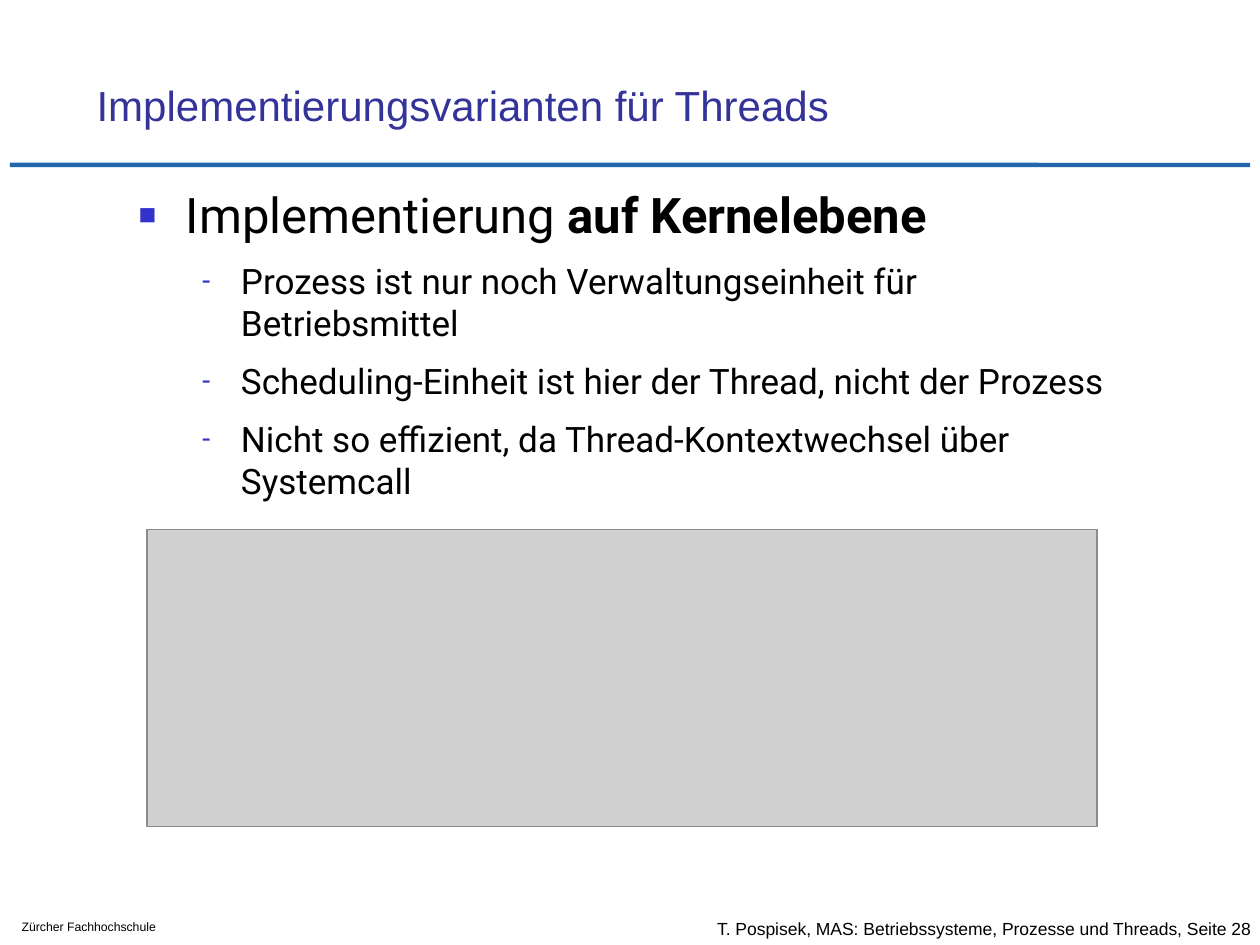
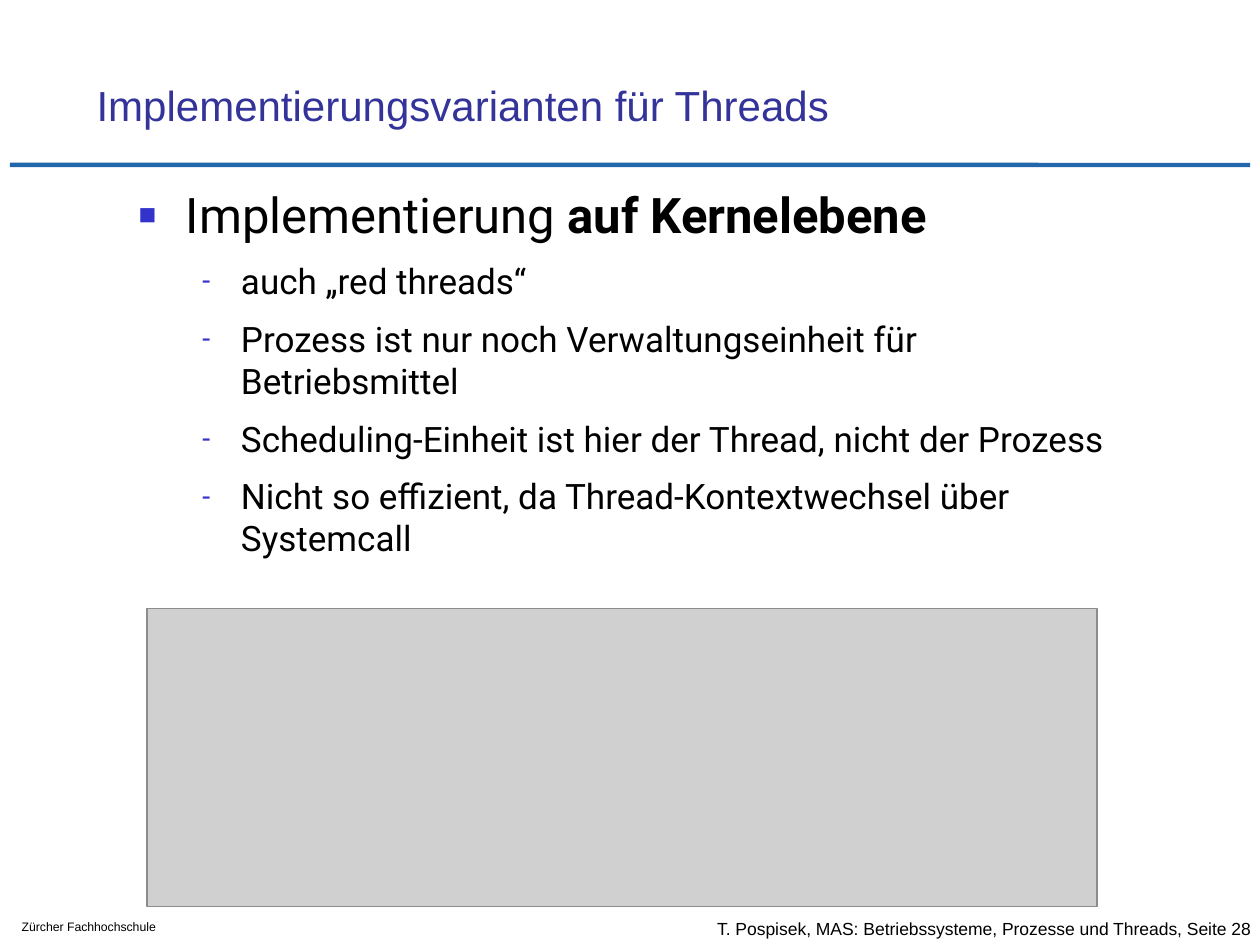
Before and after one commit to tpo/betriebssysteme, a slide deck: slide 28 of 05-2_Prozesse_und_Threads.odp. Drawn at 1260x945 pixels with LibreOffice and Linux fonts; fonts in the diff are those of the drawing; grey boxes stand for pictures; background and template pictures are left out. Boxes give left, top, right and bottom in pixels: in the first picture for what was removed or moved away, otherwise in the second. Text is boxed around its words. In the diff, an @@ line names an element or a change of style, - is before the commit and + after.

```diff
--- a/05-2_Prozesse_und_Threads.odp
+++ b/05-2_Prozesse_und_Threads.odp
@@ text at box(241, 267, 526, 299): paragraph added @@
+  – auch „red threads“
@@ picture: place and size @@
-picture at box(147, 529, 1097, 827)
+picture at box(147, 609, 1097, 906)
```
Also in this commit, not shown: 4 other slides changed, 2 other files.
